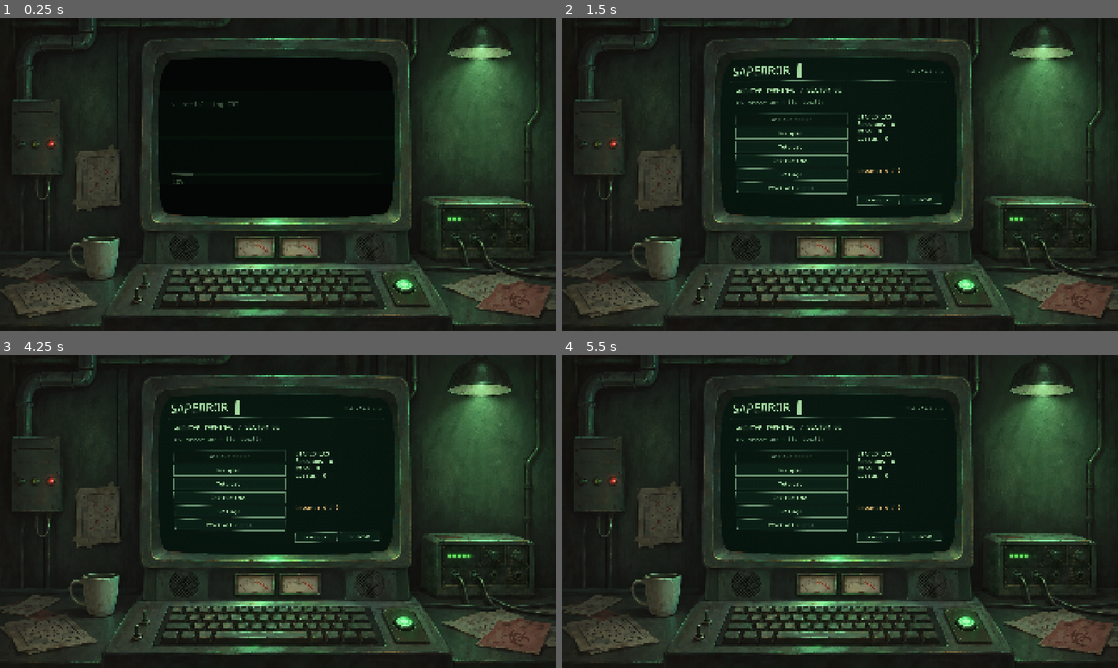
Above: before the commit, frames 1-4 (two rows, left to right).
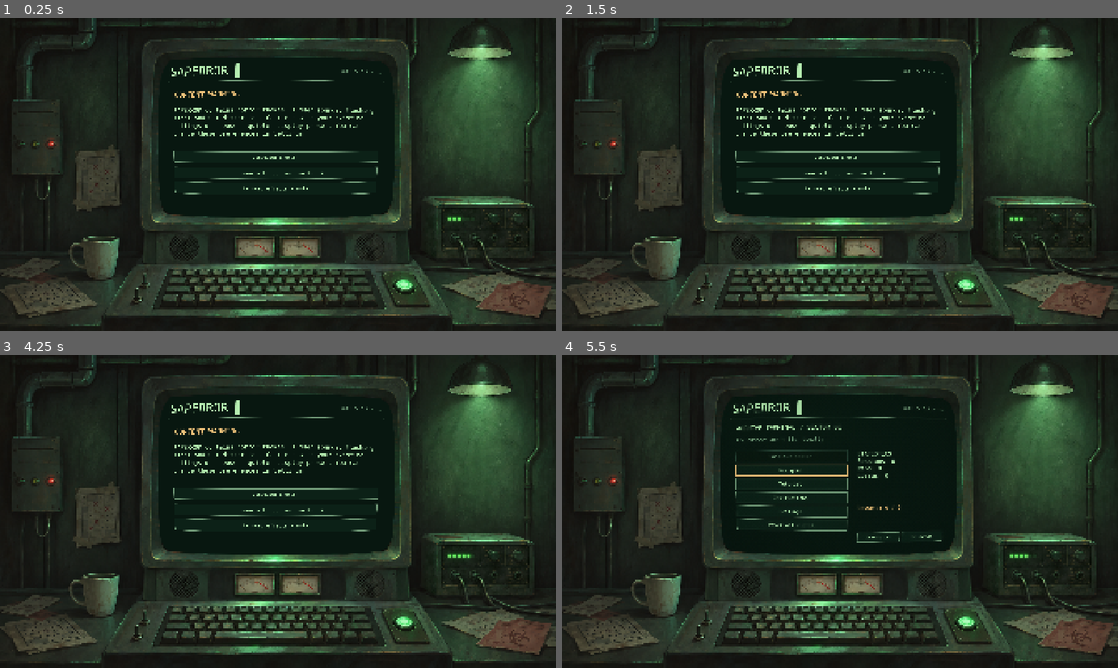
Above: after the commit, the same moments.

Repository: mazerfaker/SAPERROR
Game: Godot game, scene res://scenes/game/gameplay.tscn
Two runs of this game, one before a commit and one after it. Both use one fixed random seed, a clock stepped at 60 frames per second and the inputs below. Sound files missing from this copy of the repository are replaced by a short silence.
Inputs (mouse positions are in pixels of both pictures, inside the frame that each line leads up to):
- Up to frame 1 (0.25 s): no input
- Up to frame 2 (1.5 s): tap Enter at 0.5 s; move the mouse to (962, 158) at 0.52 s; hold Right 0.53-1.25 s; tap F at 0.6 s; click (962, 158) at 0.67 s; tap Space at 0.77, 1.25 s; drag from (728, 190) to (812, 237) at 1.27 s
- Up to frame 3 (4.25 s): tap Enter at 2, 2.1, 3.5 s; move the mouse to (333, 442) at 2.02 s; hold Right 2.03-2.75 s; click (333, 442) at 2.17 s; tap F at 2.3, 3.6 s; tap Space at 2.75, 3.77 s; drag from (250, 574) to (111, 464) at 2.77 s; move the mouse to (444, 558) at 3.52 s; hold Left from 3.53 s (still down); click (444, 558) at 3.67 s; tap Escape at 4.15 s
- Up to frame 4 (5.5 s): release Left at 4.25 s; drag from (673, 464) to (756, 433) at 4.27 s; tap Space at 5 s; move the mouse to (867, 511) at 5.02 s; hold Down from 5.03 s (still down); tap Enter at 5.1 s; click (867, 511) at 5.17 s; tap F at 5.3 s

The runs differ from the first frame. In frame 1, 2.8% of the frame differs, in the area x 30-70%, y 14-57%; in frame 2, 2.4%; in frame 3, 2.4%; in frame 4, 0.2%.

Commit message:
feat: release candidate first-run warning and license packaging

Diff:
--- a/project.godot
+++ b/project.godot
@@ -1,7 +1,7 @@
 config_version=5
 [application]
 config/name="SAPERROR"
-config/version="0.8.0-beta.8"
+config/version="0.9.0-rc.1"
 config/icon="res://assets/icon/saperror.png"
 config/windows_native_icon="res://assets/icon/SAPERROR.ico"
 run/main_scene="res://scenes/game/gameplay.tscn"
--- a/scripts/environment/live_environment.gd
+++ b/scripts/environment/live_environment.gd
@@ -23,6 +23,7 @@
 var audio_gain_writes: int=0
 var minimized: bool = false
 var automatic: bool = true
+var lamp_enabled: bool=true
 func setup(seed_value: int = 0) -> bool:
 	if ready_assets: return true
 	var path: String = ROOT+"config.json"
@@ -95,7 +96,7 @@
 func advance_virtual(delta: float) -> void:
 	# QA uses accelerated virtual time; never starts real audio.
 	clock.tick(clock.time_ms+maxf(0.0,delta)*1000.0)
-	_set_visual(clock.level,clock.lamp_on())
+	_set_visual(clock.level,clock.lamp_on() if lamp_enabled else true)
 func _process(delta: float) -> void:
 	if not ready_assets or not automatic: return
 	var hidden: bool = DisplayServer.get_name()!="headless" and get_window().mode==Window.MODE_MINIMIZED
@@ -104,6 +105,10 @@
 		player.stream_paused = hidden
 	if minimized: return
 	clock.tick(clock.time_ms+clampf(delta,0.0,0.1)*1000.0)
+	if not lamp_enabled:
+		seen_episode=clock.serial
+		_set_visual(clock.level,true)
+		return
 	if clock.episode_start>=0.0 and clock.serial!=seen_episode:
 		seen_episode = clock.serial
 		var offset: float = (clock.time_ms-clock.episode_start)/1000.0
@@ -122,3 +127,12 @@
 			lamp = true
 			audio_episode = 0
 	_set_visual(clock.level,lamp)
+
+func set_lamp_enabled(value: bool) -> void:
+	if lamp_enabled==value: return
+	lamp_enabled=value
+	if not value:
+		if is_instance_valid(player): player.stop()
+		audio_episode=0
+		seen_episode=clock.serial
+		_set_visual(clock.level,true)
--- a/scripts/ui/gameplay.gd
+++ b/scripts/ui/gameplay.gd
@@ -7,6 +7,7 @@
 const ART_PATH := "res://assets/art/terminal_original.png"
 const LiveEnvironment = preload("res://scripts/environment/live_environment.gd")
 var live: LiveEnvironment
+var skip_first_launch_warning: bool=false
 var frame: TextureRect
 var display: TextureRect
 var raster: SubViewport
@@ -64,6 +65,7 @@
 	raster.canvas_item_default_texture_filter = Viewport.DEFAULT_CANVAS_ITEM_TEXTURE_FILTER_LINEAR
 	add_child(raster)
 	ui = TerminalUI.new()
+	ui.require_content_warning=DisplayServer.get_name()!="headless" and not skip_first_launch_warning
 	ui.size = Vector2(Geometry.RASTER)
 	raster.add_child(ui)
 	display = TextureRect.new()
@@ -100,7 +102,9 @@
 	ui.connect("outcome_triggered", _on_outcome)
 	ui.connect("protocol_triggered", _on_protocol)
 	visual_rng.randomize()
-	_set_effects(0.0 if ui.clear_display else ui.amount, ui.glass, ui.reduced, ui.flicker and not ui.clear_display, 0.0 if ui.clear_display else ui.global_amount, ui.glitches and not ui.clear_display)
+	var quiet: bool=ui.clear_display or ui.warning_pending
+	_set_effects(0.0 if quiet else ui.amount, ui.glass and not ui.warning_pending, ui.reduced or ui.warning_pending, ui.flicker and not quiet, 0.0 if quiet else ui.global_amount, ui.glitches and not quiet)
+	if is_instance_valid(live): live.set_lamp_enabled(ui.lamp_animation and not ui.warning_pending)
 	if DisplayServer.get_name() == "headless" or reduced_motion or effects <= 0.0:
 		lifecycle.skip_boot()
 	else:
@@ -148,7 +152,9 @@
 	ui.audio.play_event("shutdown")
 func _process(delta: float) -> void:
 	if crt_material == null: return
-	if is_instance_valid(live): live.set_audio_settings(ui.audio.effective_sfx(),ui.audio.enabled)
+	if is_instance_valid(live):
+		live.set_lamp_enabled(ui.lamp_animation and not ui.warning_pending)
+		live.set_audio_settings(ui.audio.effective_sfx(),ui.audio.enabled)
 	var previous: int = lifecycle.phase
 	lifecycle.advance(delta)
 	if lifecycle.phase == Lifecycle.Phase.BOOT:
--- a/scripts/ui/terminal_ui.gd
+++ b/scripts/ui/terminal_ui.gd
@@ -52,6 +52,11 @@
 var high_contrast: bool=false
 var large_symbols: bool=false
 var clear_display: bool=false
+var lamp_animation: bool=true
+var require_content_warning: bool=false
+var warning_acknowledged: bool=false
+var warning_pending: bool=false
+var warning_sound: bool=true
 const GREEN := Color("b6edb1")
 const DIM := Color("729b79")
 const AMBER := Color("f0c37b")
@@ -143,10 +148,12 @@
 var global_amount: float = 0.0
 func _ready() -> void:
 	_load_session()
+	warning_pending=require_content_warning and not warning_acknowledged
+	warning_sound=bool(cfg.get_value("settings","sound",true))
 	TranslationServer.set_locale("uk" if is_uk else "en")
 	theme = _terminal_theme()
 	audio = TerminalAudio.new()
-	audio.set_levels(float(cfg.get_value("settings","sfx",0.55)),float(cfg.get_value("settings","hum",0.28)),bool(cfg.get_value("settings","sound",true)))
+	audio.set_levels(float(cfg.get_value("settings","sfx",0.55)),float(cfg.get_value("settings","hum",0.28)),warning_sound and not warning_pending)
 	audio.set_music_level(float(cfg.get_value("settings","music",Atmosphere.DEFAULT_LEVEL)))
 	audio.set_master(float(cfg.get_value("settings","master",1.0)))
 	add_child(audio)
@@ -155,7 +162,7 @@
 	bg.size = size
 	bg.mouse_filter = Control.MOUSE_FILTER_IGNORE
 	add_child(bg)
-	_show("menu")
+	_show("warning" if warning_pending else "menu")
 func _style(fill: Color, border: Color, width: int = 2) -> StyleBoxFlat:
 	var s := StyleBoxFlat.new()
 	s.bg_color = fill
@@ -218,7 +225,7 @@
 	_place(p,rect,page)
 	return p
 func _show(next: String) -> void:
-	if protocol_active: return
+	if protocol_active or (warning_pending and next!="warning"): return
 	protocol.reset_input()
 	if is_instance_valid(seed_input):
 		seed_value = seed_input.text
@@ -237,13 +244,14 @@
 	inspect_marks.clear()
 	hover_cell = -1
 	_label("SAPERROR ▌",Rect2(88,52,800,92),page,72)
-	var version := _label("MINE // 0.8.0-b8",Rect2(850,82,486,48),page,24,DIM)
+	var version := _label("MINE // 0.9.0-rc1",Rect2(850,82,486,48),page,24,DIM)
 	version.horizontal_alignment = HORIZONTAL_ALIGNMENT_RIGHT
 	var line := ColorRect.new()
 	line.color = DIM
 	line.mouse_filter = Control.MOUSE_FILTER_IGNORE
 	_place(line,Rect2(80,153,1266,2),page)
-	if screen == "game": _game()
+	if screen == "warning": _content_warning()
+	elif screen == "game": _game()
 	elif screen == "settings": _settings()
 	elif screen == "help": _help()
 	elif screen == "performance": _performance()
@@ -394,6 +402,8 @@
 	high_contrast=bool(cfg.get_value("settings","contrast",false))
 	large_symbols=bool(cfg.get_value("settings","large_symbols",false))
 	clear_display=bool(cfg.get_value("settings","clear_display",false))
+	lamp_animation=bool(cfg.get_value("settings","lamp_animation",true))
+	warning_acknowledged=bool(cfg.get_value("settings","warning_acknowledged",false))
 	amount = clampf(float(cfg.get_value("settings","crt",0.45)),0.0,1.0)
 	glass = bool(cfg.get_value("settings","glass",true))
 	reduced = bool(cfg.get_value("settings","reduced",false))
@@ -468,11 +478,14 @@
 					var prior: Board = checked["board"]
 					if prior._mask==board._mask: rewind_data = previous.duplicate(true)
 func _save_session() -> void:
+	if warning_pending: return
 	if DisplayServer.get_name() == "headless" and session_path==Store.PATH: return
 	cfg.set_value("settings","uk",is_uk)
 	cfg.set_value("settings","contrast",high_contrast)
 	cfg.set_value("settings","large_symbols",large_symbols)
 	cfg.set_value("settings","clear_display",clear_display)
+	cfg.set_value("settings","lamp_animation",lamp_animation)
+	cfg.set_value("settings","warning_acknowledged",warning_acknowledged)
 	cfg.set_value("settings","crt",amount)
 	cfg.set_value("settings","glass",glass)
 	if cfg.has_section_key("settings","curve"): cfg.erase_section_key("settings","curve")
@@ -1749,12 +1762,16 @@
 		reduced=not reduced
 		_apply()
 		_show("accessibility"))
-	_label(tr("ACC_KEYS"),Rect2(124,608,1170,92),page,25)
-	_label(tr("ACC_WARNING"),Rect2(124,708,1170,100),page,25,AMBER)
+	var lamp:=_button(tr("RC_LAMP")+": "+_on_off(lamp_animation),Rect2(124,596,1170,60),page,func():
+		lamp_animation=not lamp_animation
+		_save_session()
+		_show("accessibility"))
+	lamp.name="LampSetting"
+	_label(tr("ACC_KEYS"),Rect2(124,674,1170,132),page,24)
 	_button(tr("VIS_BACK"),Rect2(124,820,350,58),page,func(): _show("settings"))
 
 func back_shortcut() -> bool:
-	if protocol_active or screen=="menu": return false
+	if protocol_active or warning_pending or screen=="menu": return false
 	var parent_screen: String={
 		"audio":"settings","accessibility":"settings","performance":"help",
 		"classic":"modes","profiles":"modes","challenge":"challenges",
@@ -1764,3 +1781,28 @@
 	_save_session()
 	_show(parent_screen)
 	return true
+
+func _content_warning() -> void:
+	_label(tr("RC_WARNING_TITLE"),Rect2(124,210,1170,74),page,42,AMBER)
+	_label(tr("RC_WARNING_TEXT"),Rect2(124,305,1170,230),page,34)
+	_button(tr("VIS_LANGUAGE")+": "+("Українська" if is_uk else "English"),Rect2(124,560,1170,62),page,func():
+		is_uk=not is_uk
+		TranslationServer.set_locale("uk" if is_uk else "en")
+		_show("warning"),25)
+	var normal:=_button(tr("RC_WARNING_CONTINUE"),Rect2(124,650,1170,64),page,_accept_warning.bind(false),30)
+	normal.name="WarningContinue"
+	var safe:=_button(tr("RC_WARNING_SAFE"),Rect2(124,734,1170,72),page,_accept_warning.bind(true),28)
+	safe.name="WarningSafe"
+func _accept_warning(safe: bool) -> void:
+	if not warning_pending: return
+	warning_pending=false
+	warning_acknowledged=true
+	if safe:
+		clear_display=true
+		reduced=true
+		lamp_animation=false
+		audio.set_levels(audio.sfx_level,audio.hum_level,false)
+	else:
+		audio.set_levels(audio.sfx_level,audio.hum_level,warning_sound)
+	_apply()
+	_show("menu")
--- a/tests/native_soak_test.gd
+++ b/tests/native_soak_test.gd
@@ -17,6 +17,7 @@
 		quit(1)
 		return
 	var game=Scene.instantiate()
+	game.skip_first_launch_warning=true
 	root.add_child(game)
 	game._finish_boot()
 	var env=game.live
--- /dev/null
+++ b/tests/release_candidate_test.gd
@@ -0,0 +1,82 @@
+extends SceneTree
+const UI=preload("res://scripts/ui/terminal_ui.gd")
+const Store=preload("res://scripts/save/session_store.gd")
+const Env=preload("res://scripts/environment/live_environment.gd")
+var checks: int=0
+var failures: int=0
+var path: String
+func check(ok: bool,msg: String) -> void:
+	checks+=1
+	if not ok:
+		failures+=1
+		printerr("FAIL: ",msg)
+func _initialize() -> void:
+	call_deferred("run")
+func open_ui() -> UI:
+	var ui:=UI.new()
+	ui.require_content_warning=true
+	ui.session_path=path
+	ui.size=Vector2(1426,962)
+	root.add_child(ui)
+	return ui
+func clean() -> void:
+	for suffix in ["",".bak",".tmp",".bak.tmp"]:
+		if FileAccess.file_exists(path+suffix): DirAccess.remove_absolute(ProjectSettings.globalize_path(path+suffix))
+func run() -> void:
+	path="user://qa_rc_"+str(OS.get_process_id())+".cfg"
+	clean()
+	var ui:=open_ui()
+	check(ui.warning_pending and ui.screen=="warning" and not ui.audio.enabled,"warning precedes sound and menu")
+	ui._show("game")
+	check(ui.screen=="warning" and not ui.back_shortcut(),"cannot bypass first warning")
+	ui._save_session()
+	check(not FileAccess.file_exists(path),"no premature acknowledgement save")
+	var safe:=ui.page.find_child("WarningSafe",true,false) as Button
+	check(is_instance_valid(safe),"real reduced effects control")
+	if is_instance_valid(safe): safe.pressed.emit()
+	check(ui.screen=="menu" and ui.warning_acknowledged and ui.clear_display and ui.reduced and not ui.lamp_animation and not ui.audio.enabled,"reduced effects preset")
+	ui.queue_free()
+	await process_frame
+	ui=open_ui()
+	check(not ui.warning_pending and ui.screen=="menu" and ui.warning_acknowledged,"acknowledgement persists")
+	check(not ui.lamp_animation and ui.clear_display and not ui.audio.enabled,"quiet preferences persist")
+	ui._show("accessibility")
+	var lamp:=ui.page.find_child("LampSetting",true,false) as Button
+	check(is_instance_valid(lamp),"independent lamp switch")
+	if is_instance_valid(lamp): lamp.pressed.emit()
+	check(ui.lamp_animation and ui.clear_display,"lamp independent of CRT")
+	ui.queue_free()
+	await process_frame
+	clean()
+	ui=open_ui()
+	var normal:=ui.page.find_child("WarningContinue",true,false) as Button
+	check(is_instance_valid(normal),"normal consent control")
+	if is_instance_valid(normal): normal.pressed.emit()
+	check(ui.audio.enabled and ui.lamp_animation and not ui.clear_display and not ui.warning_pending,"normal defaults preserved")
+	ui.queue_free()
+	await process_frame
+	clean()
+	var env:=Env.new()
+	check(env.setup(54321),"exact live assets")
+	if env.ready_assets:
+		env.automatic=false
+		root.add_child(env)
+		env.set_lamp_enabled(false)
+		for _i in range(1800):
+			env.advance_virtual(0.1)
+			check(env.drawn_lamp,"no lamp flashes while disabled")
+		check(env.clock.steps>0 and env.clock.serial>0,"indicator and clock continue")
+		env.set_lamp_enabled(true)
+		var dark: bool=false
+		for _i in range(800):
+			env.advance_virtual(0.05)
+			if not env.drawn_lamp: dark=true
+		check(dark,"approved lamp animation resumes")
+		env.queue_free()
+	else: env.free()
+	for lang in ["uk","en"]:
+		TranslationServer.set_locale(lang)
+		for id in ["RC_WARNING_TITLE","RC_WARNING_TEXT","RC_WARNING_CONTINUE","RC_WARNING_SAFE","RC_LAMP"]:
+			check(TranslationServer.translate(id)!=id,"localized "+lang+" "+id)
+	print("RC_QA checks=",checks," failures=",failures)
+	quit(0 if failures==0 else 1)
Not shown, added: licenses/godot/COPYRIGHT.txt
Not shown, added: licenses/godot/LICENSE.txt
Not shown, changed: localization/visual.en.po
Not shown, changed: localization/visual.uk.po
Not shown, changed: CHANGELOG.md
Not shown, changed: LICENSES.md
Not shown, changed: docs/FINAL_BETA_QA.md
Not shown, added: docs/RELEASE_CANDIDATE.md
Not shown, changed: docs/ROADMAP.md
